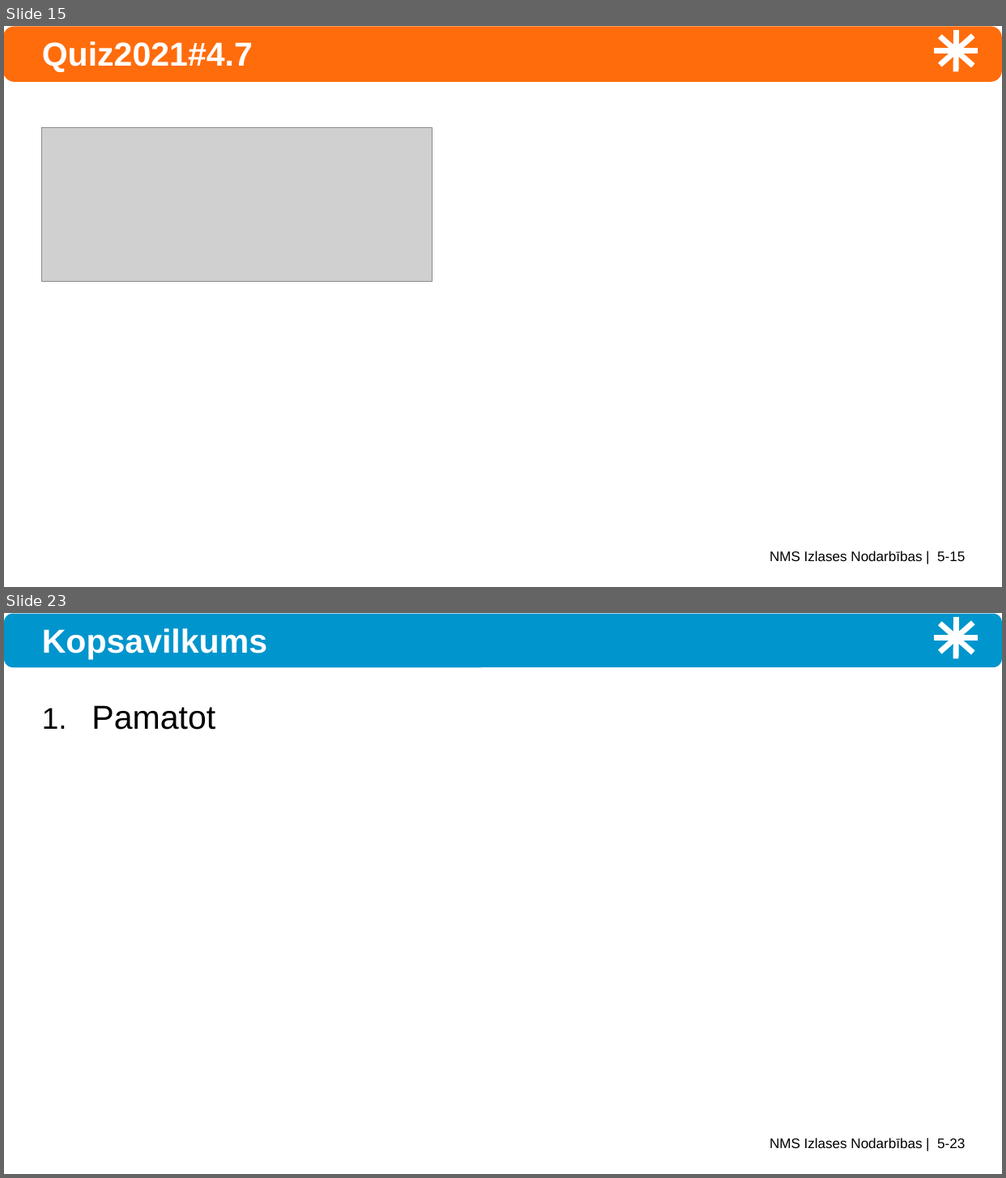
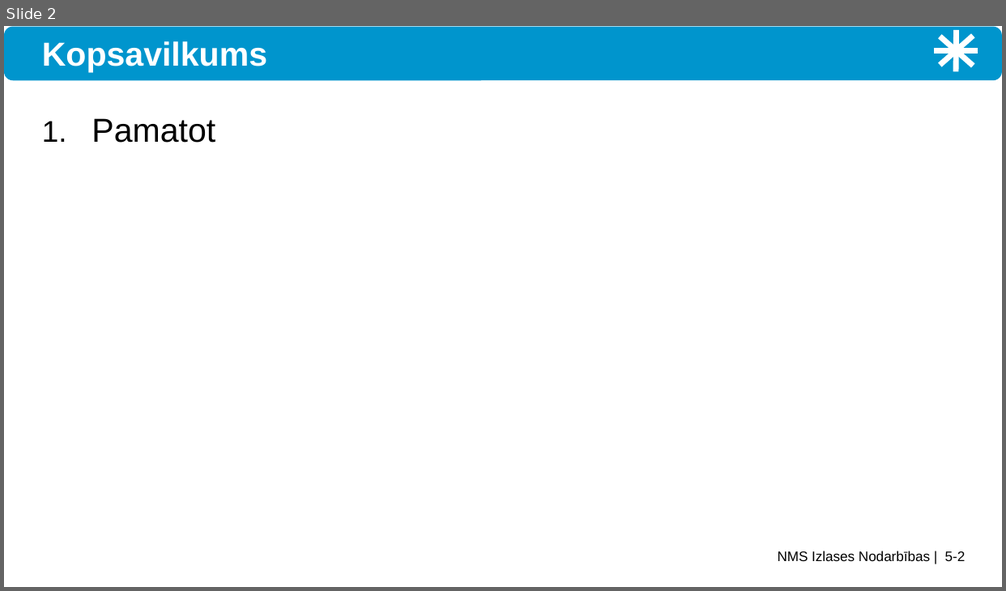
Before and after one commit to kapsitis/math, a slide deck: src/site/numtheory/slides/ntjun05-induction.pptx. Shown one above the other, each under a label of ours: slides 15 and 23 before the commit, slide 2 after it; the slides between them are not shown. The pictures are 1006x1178 and 1006x591 pixels, drawn with LibreOffice and Linux fonts; fonts in the diff are those of the drawing; grey boxes stand for pictures. Boxes give left, top, right and bottom in pixels: in the first picture for what was removed or moved away, otherwise in the second. Text is boxed around its words. In the diff, an @@ line names an element or a change of style, - is before the commit and + after.

```diff
--- a/src/site/numtheory/slides/ntjun05-induction.pptx
+++ b/src/site/numtheory/slides/ntjun05-induction.pptx
@@ slide 15 removed at <box>4,26,1002,587</box>, background #FFFFFF; not listed: 5 template elements that a slide beside it also shows @@
@@ rounded rectangle removed at <box>4,26,1002,82</box> @@
@@ title removed at <box>42,41,253,72</box> @@
-Quiz2021#4.7
@@ picture removed at <box>42,128,432,281</box> @@
@@ what was slide 23 is now slide 2 @@
@@ text at <box>778,551,965,561</box>: text changed @@
-NMS Izlases Nodarbības | 5-23
+NMS Izlases Nodarbības | 5-2
```
Also in this commit, not shown: 20 other slides removed, 31 other files.
